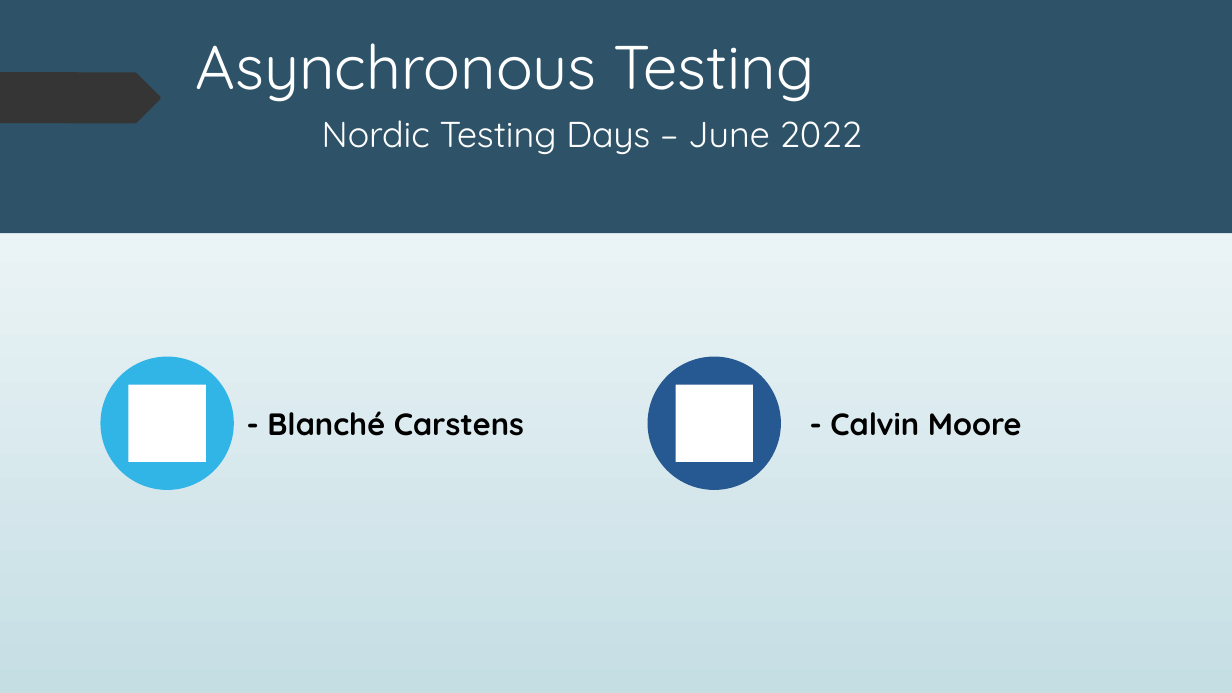
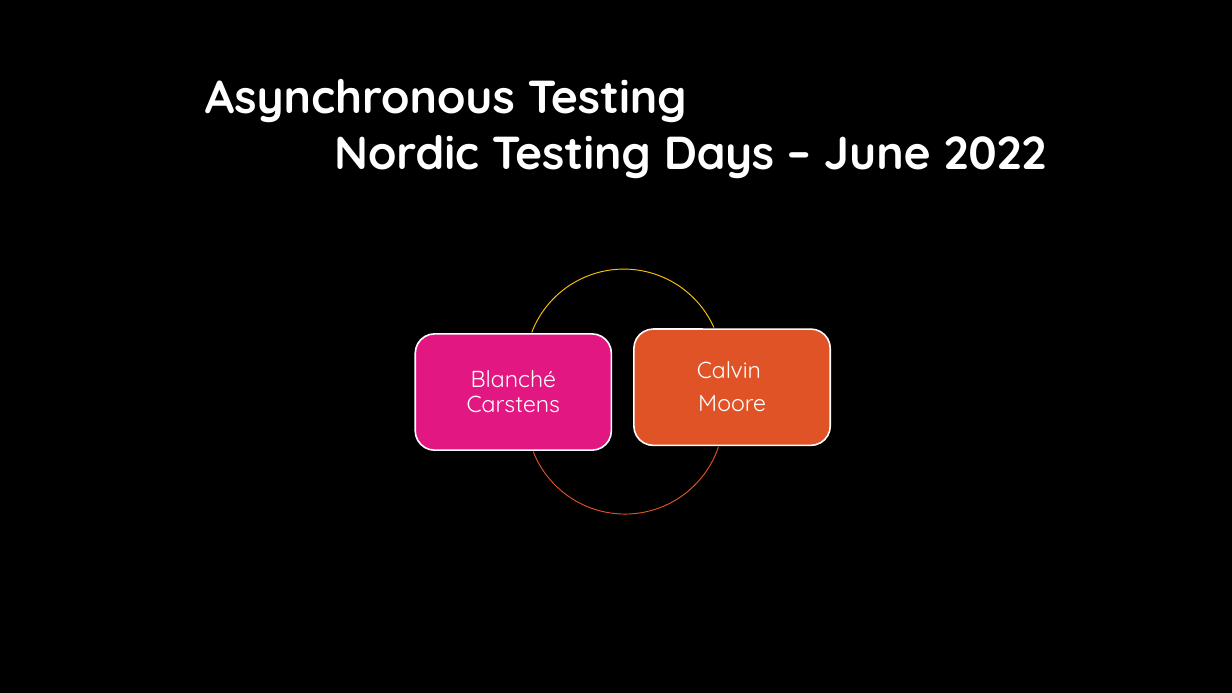
Before and after one commit to calvinmo/NTD2022, a slide deck: slide 1 of Async-Testing-NTD22-V1.pptx. Drawn at 1232x693 pixels with LibreOffice and Linux fonts; fonts in the diff are those of the drawing; background and template pictures are left out. Boxes give left, top, right and bottom in pixels: in the first picture for what was removed or moved away, otherwise in the second. Text is boxed around its words. In the diff, an @@ line names an element or a change of style, - is before the commit and + after.

```diff
--- a/Async-Testing-NTD22-V1.pptx
+++ b/Async-Testing-NTD22-V1.pptx
@@ background gradient #FFFFFF to #C5DEE5 to picture (left out) @@
@@ fill #2E5369 to #DDDDDD in 6 elements at (3, 0, 53, 445), (102, 592, 145, 692), (113, 665, 127, 693), (108, 667, 120, 693), (102, 639, 123, 692), (0, 0, 18, 693) @@
@@ rectangle at (0, 0, 1232, 693): fill gradient #FFFFFF to #C5DEE5 to #000000 @@
@@ rectangle removed at (0, 0, 1232, 233) @@
@@ freeform shape at (0, 72, 161, 123): fill #353535 to #418AB3 @@
@@ title "Asynchronous Testing Nordic Testing Days ...": place and size @@
-title "Asynchronous Testing Nordic Testing Days ..." at (196, 43, 862, 154)
+title "Asynchronous Testing Nordic Testing Days ..." at (205, 79, 1047, 179)
@@ title "Asynchronous Testing Nordic Testing Days ..." at (205, 79, 1047, 179): size 48 to 36 pt in "Asynchronous Testing"; size 28 to 36 pt in "Nordic Testing Days – June 2022"; bold on @@
@@ freeform shape at (0, 322, 161, 372): fill #353535 to #418AB3 @@
@@ group added at (415, 269, 831, 515): 2 rounded rectangles, 2 freeform shapes @@
@@ text at (467, 370, 560, 413): text changed; size 24 to 18 pt; text colour #000000 to #FFFFFF; bold off @@
-- Blanché Carstens
+Blanché Carstens
@@ group removed at (101, 357, 781, 490): 2 ellipses, 2 rectangles @@
@@ text at (697, 361, 766, 411): text changed; size 24 to 18 pt; text colour #000000 to #FFFFFF; bold off @@
-- Calvin Moore
+Calvin
+Moore
@@ group removed at (10, 141, 288, 660): 5 freeform shapes @@
@@ group removed at (47, 130, 240, 667): 7 freeform shapes @@
@@ fill #2E5369 at 20% opacity to #DDDDDD at 20% opacity in 5 elements at (0, 261, 10, 323), (81, 551, 143, 693), (97, 657, 115, 693), (93, 660, 110, 693), (86, 631, 110, 693) @@
```
Also in this commit, not shown: 12 other slides changed, 1 slide removed.
